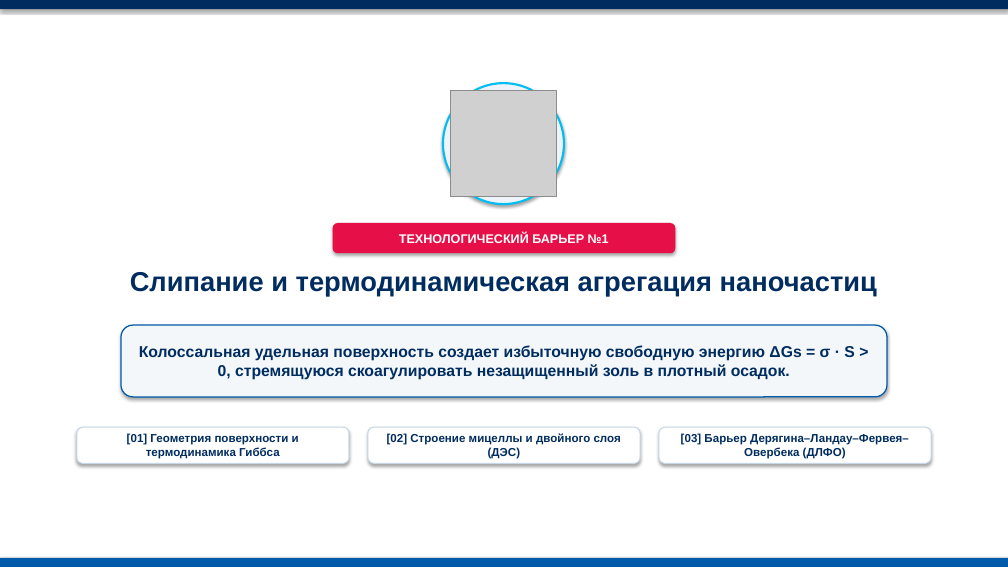
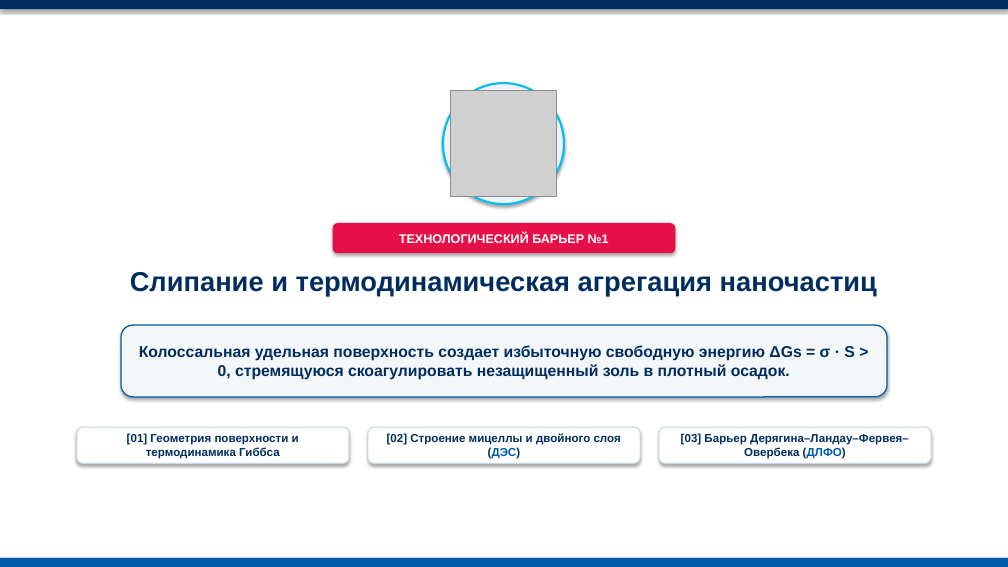
Before and after one commit to brattri3/nanophysics-course, a slide deck: slide 7 of course_materials/semester_4/lectures/lecture_03_comparative_variations.pptx. Drawn at 1008x567 pixels with LibreOffice and Linux fonts; fonts in the diff are those of the drawing; grey boxes stand for pictures. Boxes give left, top, right and bottom in pixels: in the first picture for what was removed or moved away, otherwise in the second. Text is boxed around its words. In the diff, an @@ line names an element or a change of style, - is before the commit and + after.

```diff
--- a/course_materials/semester_4/lectures/lecture_03_comparative_variations.pptx
+++ b/course_materials/semester_4/lectures/lecture_03_comparative_variations.pptx
@@ rounded rectangle "[02] Строение мицеллы и двойного ..." at (368,427,640,464): text colour #002C5F to #005AAA in "(ДЭС)" @@
@@ rounded rectangle "[03] Барьер Дерягина–Ландау–Фервея–Овербека (ДЛФО)" at (659,427,932,464): text colour #002C5F to #005AAA in "(ДЛФО)" @@
```
Also in this commit, not shown: 3 other slides changed, 33 other files.
